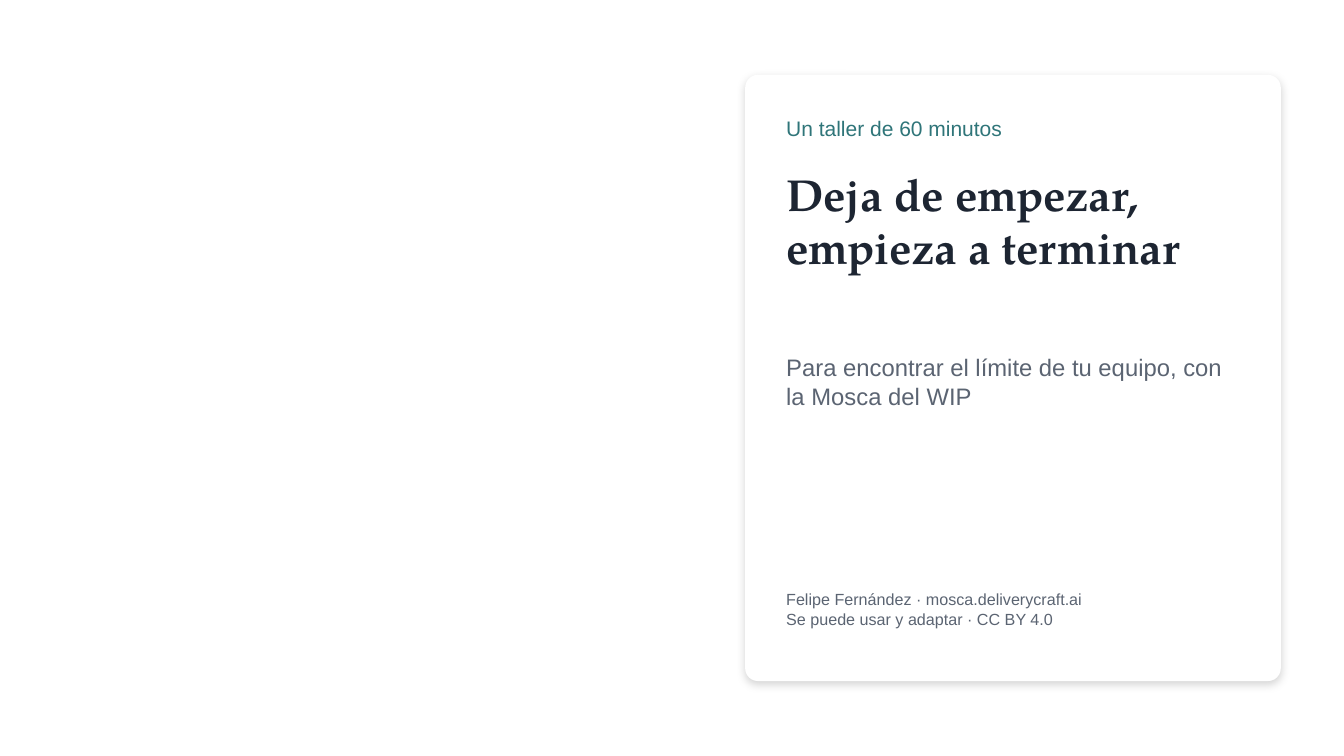
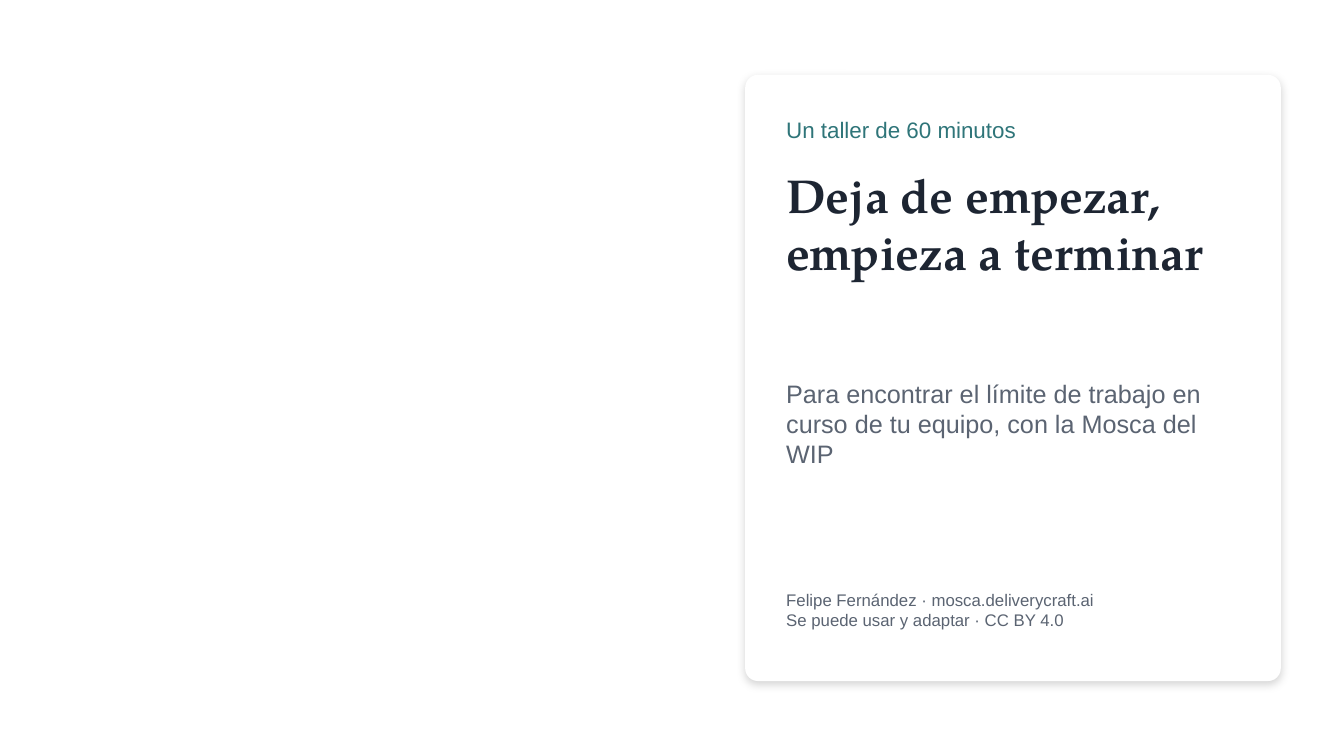
Before and after one commit to ferfelan/mosca-del-wip, a slide deck: slide 1 of public/taller/Mosca-del-WIP-Taller-Presentacion.pptx. Drawn at 1344x756 pixels with LibreOffice and Linux fonts; fonts in the diff are those of the drawing; background and template pictures are left out. Boxes give left, top, right and bottom in pixels: in the first picture for what was removed or moved away, otherwise in the second. Text is boxed around its words. In the diff, an @@ line names an element or a change of style, - is before the commit and + after.

```diff
--- a/public/taller/Mosca-del-WIP-Taller-Presentacion.pptx
+++ b/public/taller/Mosca-del-WIP-Taller-Presentacion.pptx
@@ text "Un taller de 60 minutos" at (786,121,1016,139): size 15 to 16 pt @@
@@ text "Deja de empezar, empieza a ..." at (786,178,1204,283): size 32 to 34 pt @@
@@ text at (786,384,1201,463): text changed; size 17 to 18 pt @@
-Para encontrar el límite de tu equipo, con la Mosca del WIP
+Para encontrar el límite de trabajo en curso de tu equipo, con la Mosca del WIP
@@ text "Felipe Fernández · mosca.deliverycraft.ai" at (786,593,1094,630): size 11.5 to 12 pt @@
```
Also in this commit, not shown: 11 other slides changed, 2 slides added, 1 slide removed, 10 other files.
